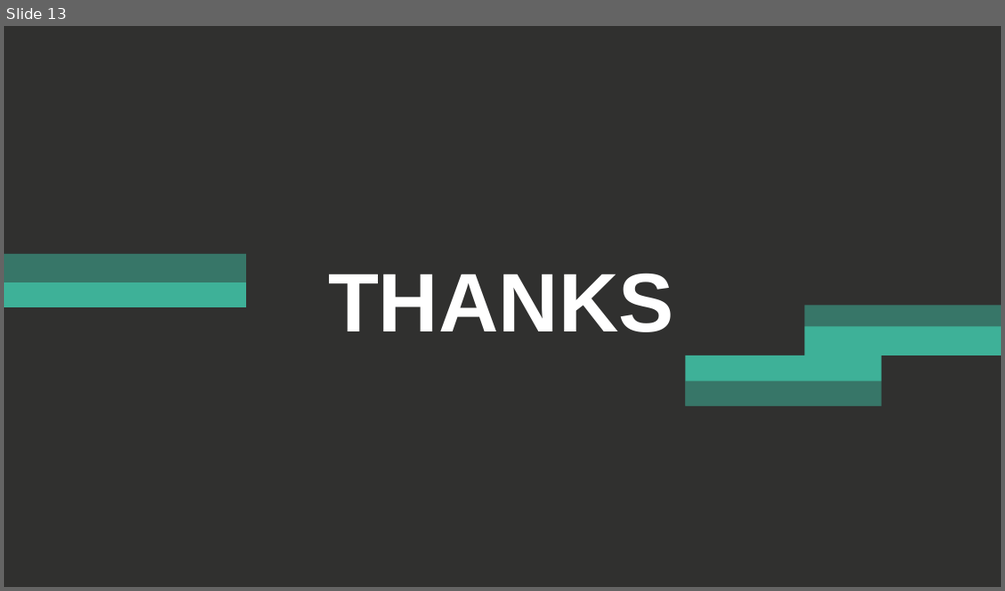
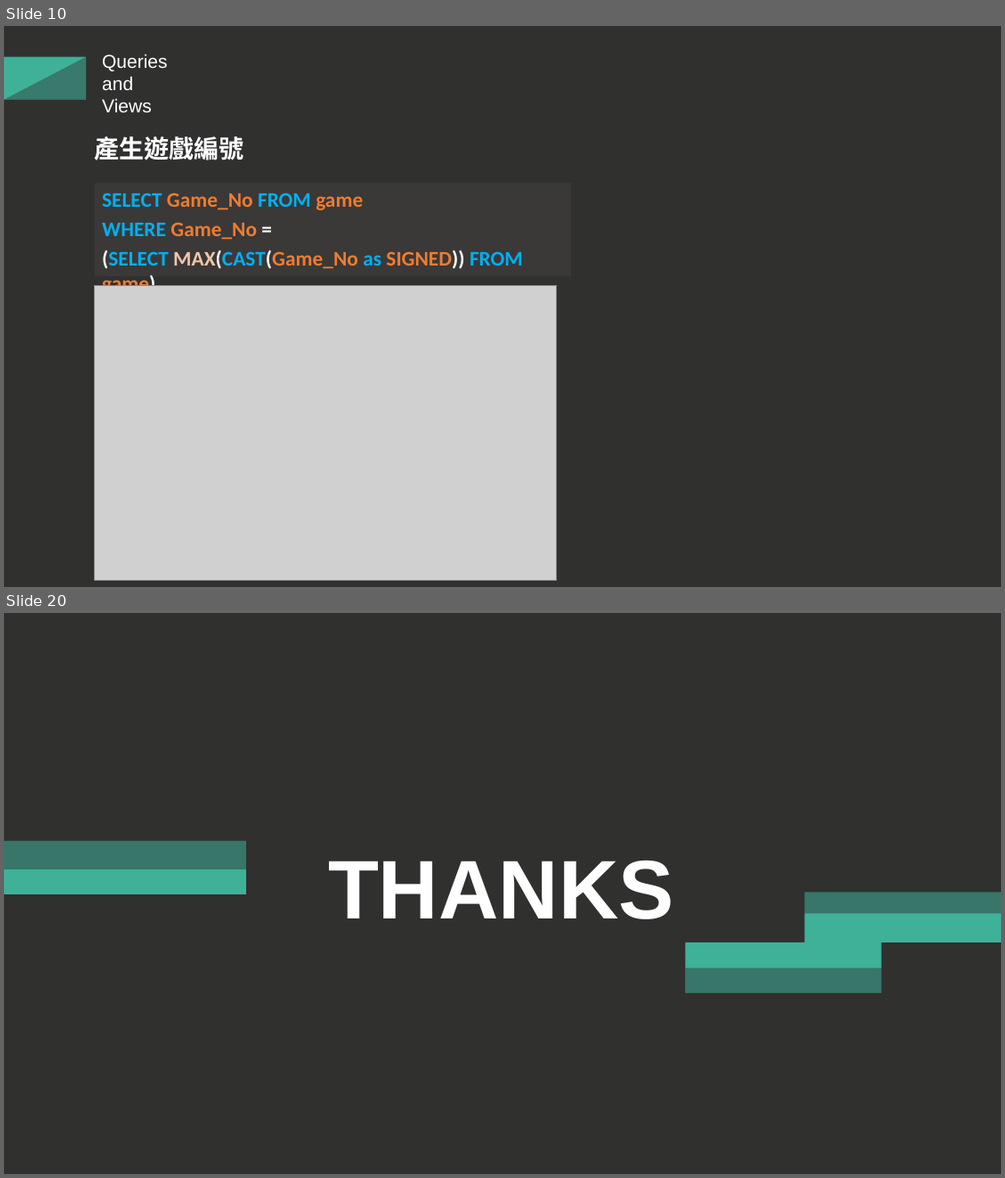
Before and after one commit to 13urgerKing/109-1DBMS, a slide deck: 109-1資料庫系統報告.pptx. Shown one above the other, each under a label of ours: slide 13 before the commit, slides 10 and 20 after it; the slides between them are not shown. The pictures are 1005x591 and 1005x1178 pixels, drawn with LibreOffice and Linux fonts; fonts in the diff are those of the drawing; grey boxes stand for pictures. Boxes give left, top, right and bottom in pixels: in the first picture for what was removed or moved away, otherwise in the second. Text is boxed around its words. In the diff, an @@ line names an element or a change of style, - is before the commit and + after.

```diff
--- a/109-1資料庫系統報告.pptx
+++ b/109-1資料庫系統報告.pptx
@@ slide 10 added at box(4, 26, 1001, 587), background #30302F @@
@@ rectangle added at box(4, 56, 86, 99), fill #3EB198 @@
@@ right triangle added at box(4, 56, 86, 99), fill #30302F at 42% opacity @@
@@ text added at box(102, 54, 167, 112), 18 pt, text #FFFFFF @@
+Queries
+and
+Views
@@ text added at box(94, 136, 243, 160), 24 pt, text #FFFFFF, bold @@
+產生遊戲編號
@@ rectangle added at box(95, 183, 571, 276), fill #3B3838, 20 pt, text #ED7D31, bold @@
+SELECT Game_No FROM game
+WHERE Game_No =
+(SELECT MAX(CAST(Game_No as SIGNED)) FROM game)
@@ picture added at box(95, 286, 557, 580) @@
@@ what was slide 13 is now slide 20 @@
```
Also in this commit, not shown: 10 slides changed, 8 other slides added, 2 slides removed.
